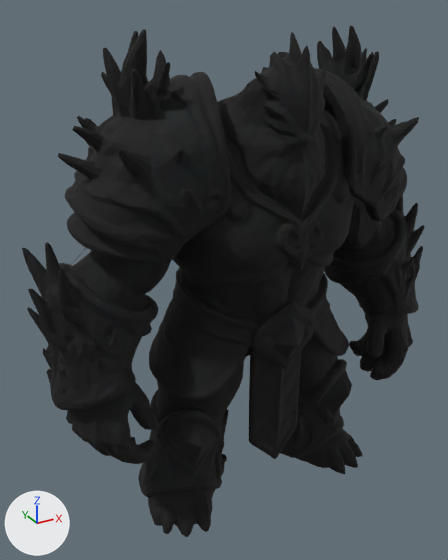
Before and after pictures for a commit that changed the glTF model scripts/hf3d/raw/iceGiant_textured.glb.
Camera for both pictures: a 50 mm camera at (-1.27, -2.04, 1.02) aimed at (-0.13, 0.05, -0.02). Lighting does not change. The marker at lower left points along +X, +Y and +Z. The older version comes first. Where no turn or scale is listed for an object, it has been applied to the vertices.

Names of what the first picture shows: 'geometry_0'.
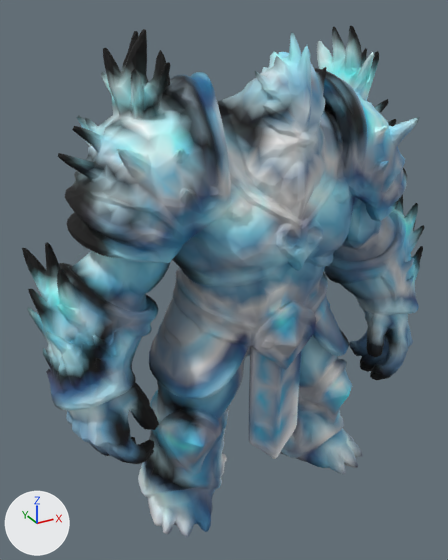
What differs and where, as boxes [x1, y1, x2, y2] in the pictures (448 x 560 px):
part 1 of me_geometry_0, recoloured (lighter): [33, 34, 419, 537] in both
part 2 of me_geometry_0, recoloured: [29, 27, 424, 490] in both
part 3 of me_geometry_0, recoloured (black to blue): [27, 32, 422, 537] in both
part 4 of me_geometry_0, recoloured: [28, 28, 423, 524] in both

What the commit changed:
me_geometry_0 has 14002 vertices, 28000 faces and spans x -0.92..0.88, y -0.36..0.33, z -1.0..0.96.
me_geometry_0 is used by ob_geometry_0; location (0.0, 0.0, 0.0).
me_geometry_0 part 1: 9102 faces centred in x -0.9..0.8, y -0.35..0.33, z -1.0..0.94 are repainted in the vertex colours; the middle colour goes from black #000000 to cyan #a1c7d0.
me_geometry_0 part 2: 4044 faces centred in x -0.92..0.88, y -0.26..0.31, z -0.83..0.96 are repainted in the vertex colours; the middle colour stays black #000000.
me_geometry_0 part 3: 10243 faces centred in x -0.92..0.82, y -0.35..0.33, z -1.0..0.94 are repainted in the vertex colours; the middle colour goes from black #000000 to blue #6a8ea4.
me_geometry_0 part 4: 4611 faces centred in x -0.92..0.84, y -0.31..0.32, z -1.0..0.93 are repainted in the vertex colours; the middle colour goes from black #000000 to dark blue #38556c.
